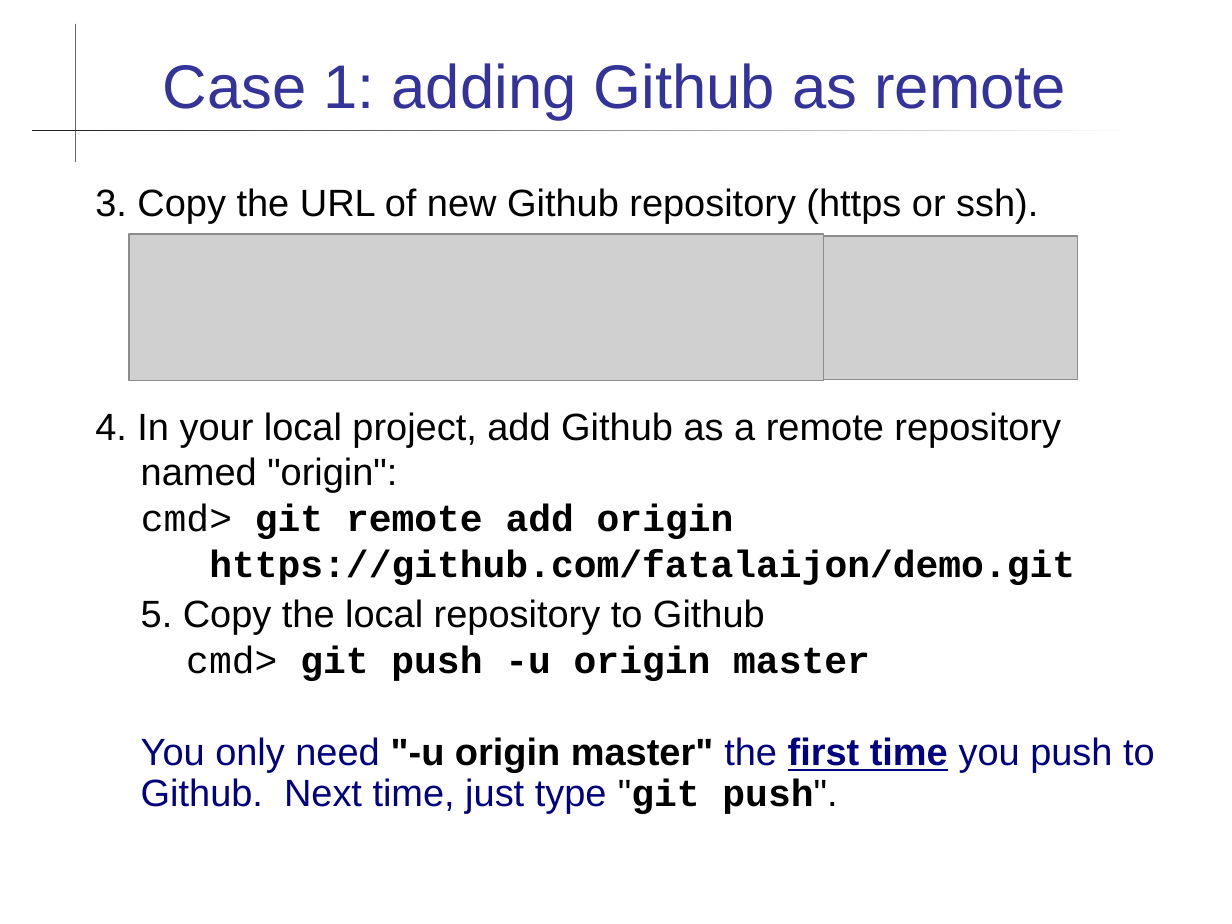
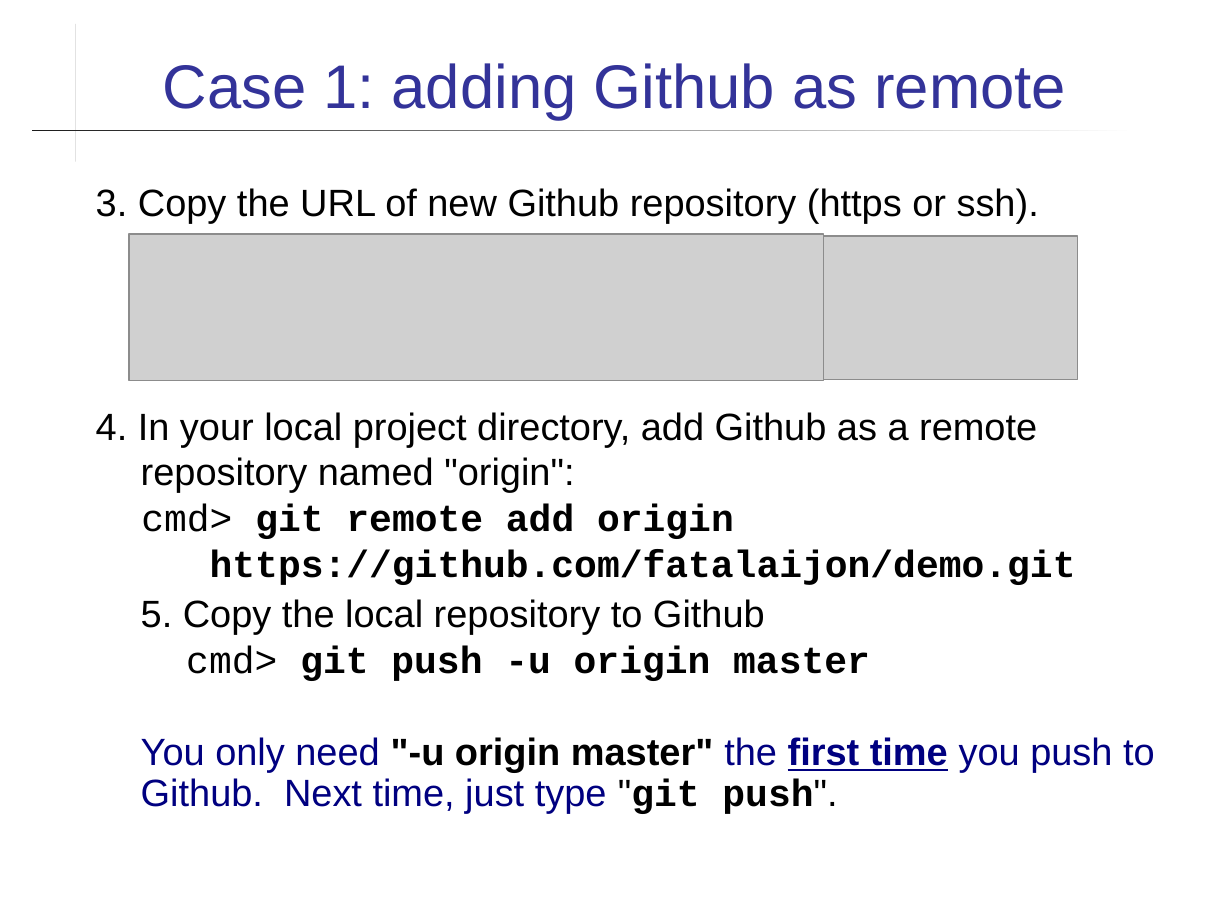
Before and after one commit to skeoop/skeoop.github.io, a slide deck: slide 8 of git/Using-Github.ppt. Drawn at 1232x924 pixels with LibreOffice and Linux fonts; fonts in the diff are those of the drawing; grey boxes stand for pictures. Boxes give left, top, right and bottom in pixels: in the first picture for what was removed or moved away, otherwise in the second. Text is boxed around its words. In the diff, an @@ line names an element or a change of style, - is before the commit and + after.

```diff
--- a/git/Using-Github.ppt
+++ b/git/Using-Github.ppt
@@ text at (x1=96, y1=188, x2=1076, y2=585): indent changed @@
@@ text at (x1=96, y1=412, x2=1037, y2=492): text changed @@
-4. In your local project, add Github as a remote repository named "origin":
+4. In your local project directory, add Github as a remote repository named "origin":
```
Also in this commit, not shown: 10 other slides changed, 10 other files.
